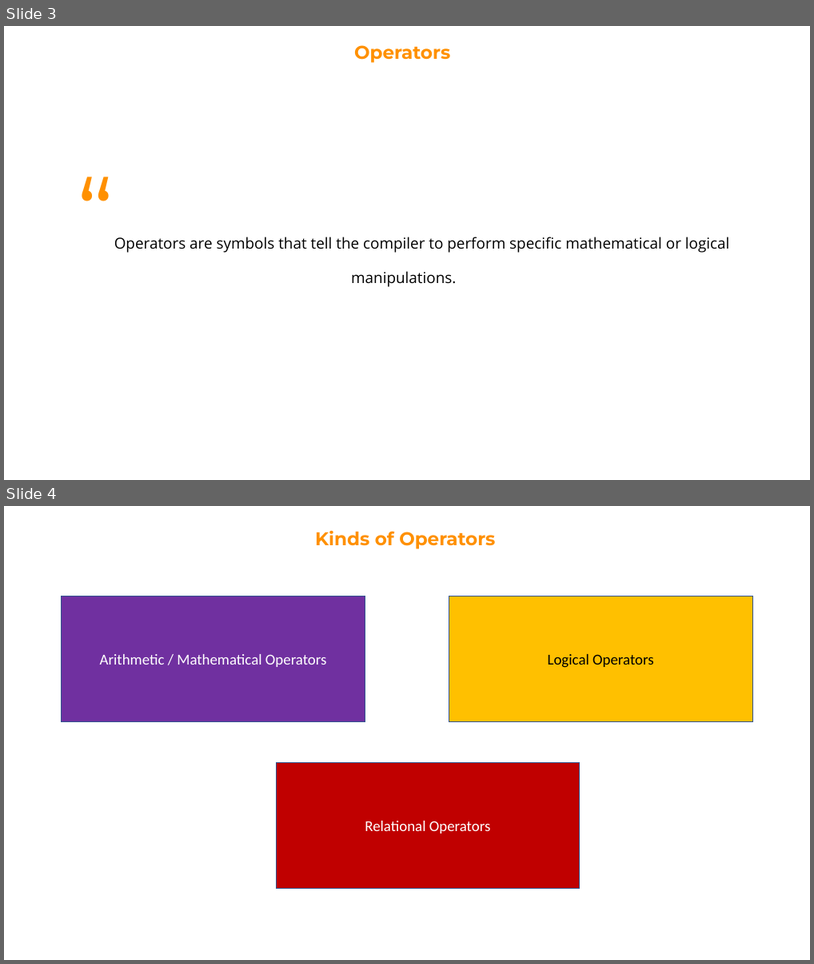
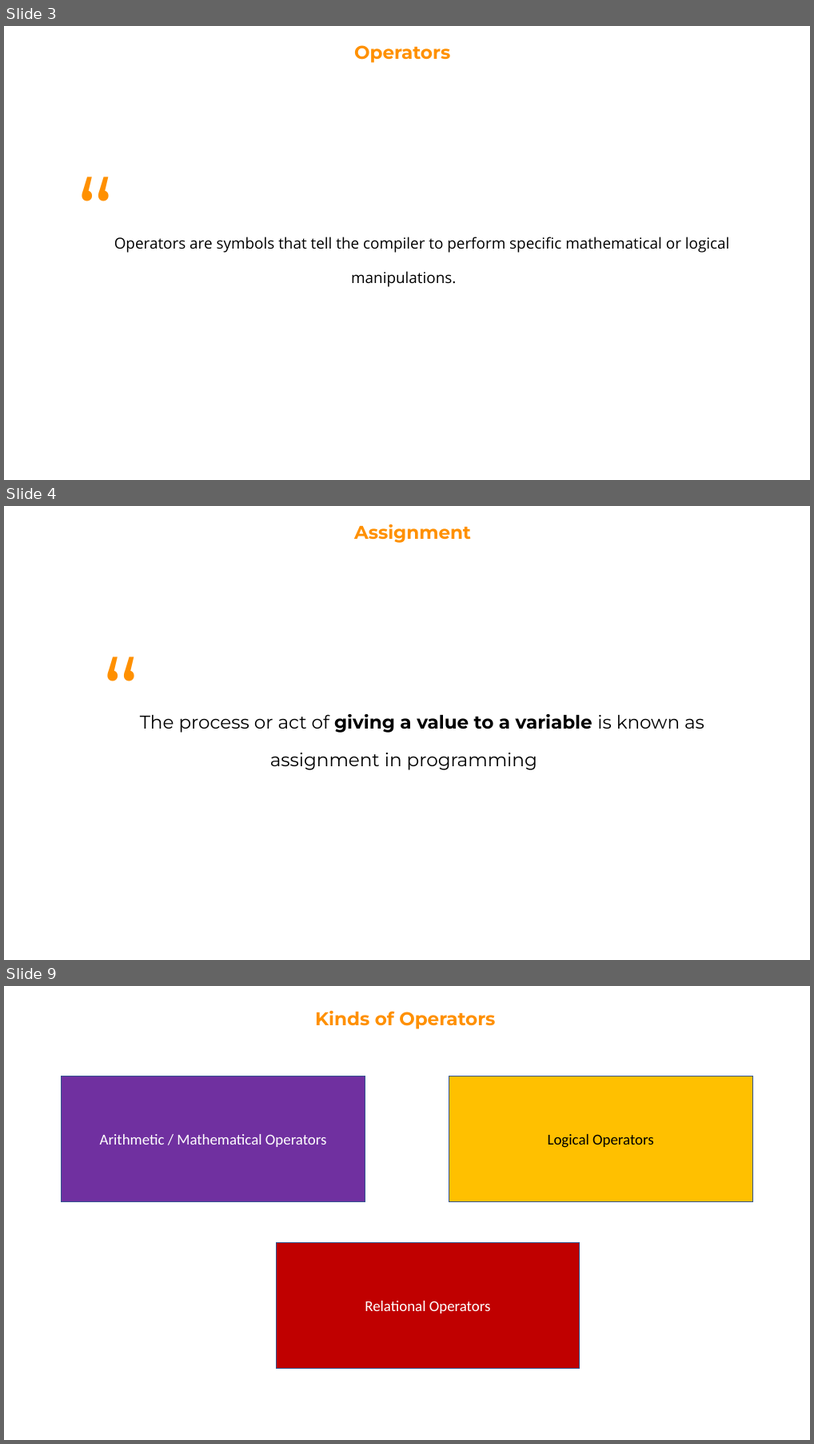
Before and after one commit to Robert-Doe/codeden, a slide deck: 3. Operators.pptx. Shown one above the other, each under a label of ours: slides 3 and 4 before the commit, slides 3, 4 and 9 after it; the slides between them are not shown. The pictures are 814x964 and 814x1444 pixels, drawn with LibreOffice and Linux fonts; fonts in the diff are those of the drawing. Boxes give left, top, right and bottom in pixels: in the first picture for what was removed or moved away, otherwise in the second. Text is boxed around its words. In the diff, an @@ line names an element or a change of style, - is before the commit and + after.

Commit message:
Coding for Kids Slides updated with Assignment and Practice Assignments

```diff
--- a/3. Operators.pptx
+++ b/3. Operators.pptx
@@ slide 4 added at (4, 506, 810, 960), background #FFFFFF @@
@@ text added at (354, 524, 471, 543), 22 pt, text #FF9000, bold @@
+Assignment
@@ text added at (140, 714, 705, 770), 22 pt, text #000000 @@
+“The process or act of giving a value to a variable is known as assignment in programming
@@ what was slide 4 is now slide 9 @@
```
Also in this commit, not shown: 1 slide changed, 4 other slides added, 2 other files.
